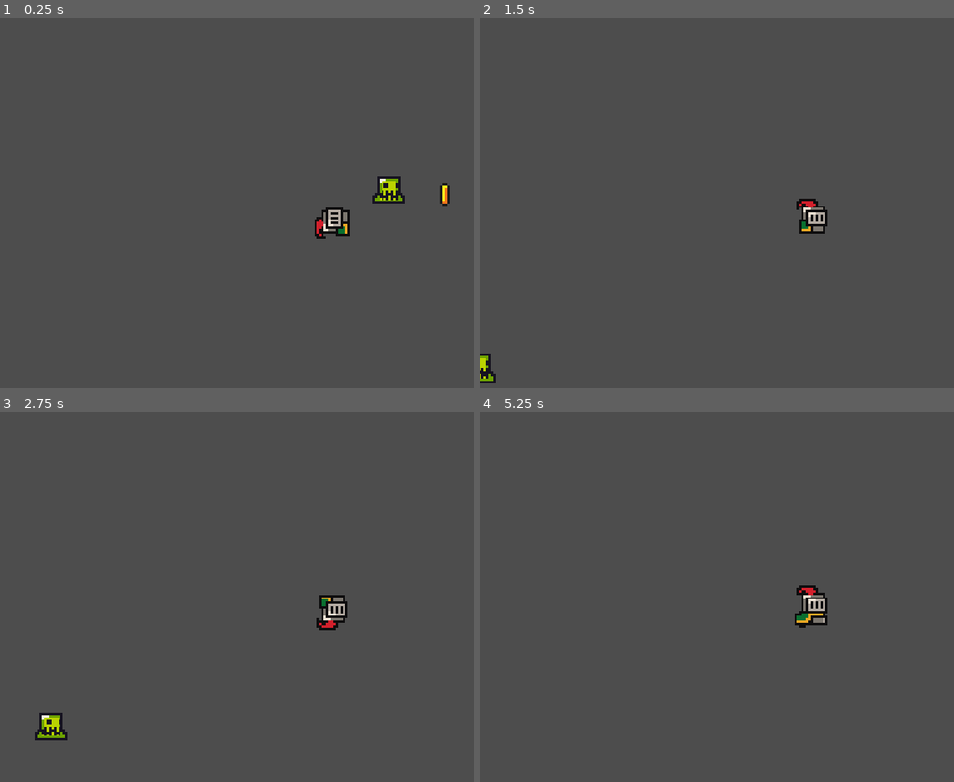
Above: before the commit, frames 1-4 (two rows, left to right).
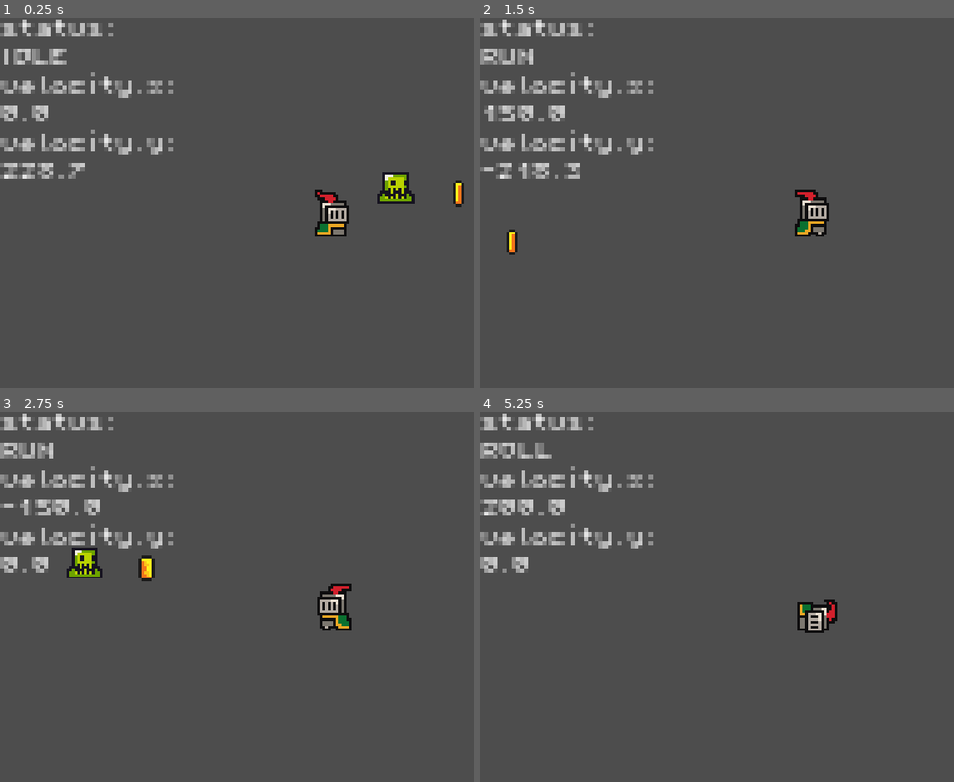
Above: after the commit, the same moments.

Repository: jsjzh/jump-game
Game: Godot game, scene res://src/sences/game.tscn
The game is run twice, just before and just after one commit, with the same random seed, the same clock (stepped at 60 frames per second) and the same inputs. Sound files missing from this copy of the repository are replaced by a short silence.
Inputs:
- Up to frame 1 (0.25 s): no input
- Up to frame 2 (1.5 s): hold Right (right) from 0.53 s (still down); tap Z (roll) at 0.6 s; tap X (jump) at 0.77, 0.8, 1.07, 1.35 s
- Up to frame 3 (2.75 s): tap X (jump) at 1.52, 1.82, 2.3 s; tap Z (roll) at 1.55, 2.1 s; release Right (right) at 2.03 s; hold Left (left) from 2.03 s (still down)
- Up to frame 4 (5.25 s): release Left (left) at 2.78 s; hold Right (right) 2.78-4.28 s; tap Z (roll) at 2.85, 4.35, 5.1 s; tap X (jump) at 3.02, 3.32, 3.6, 3.77, 4.07, 4.52, 4.82 s; hold Left (left) 4.28-5.03 s; hold Right (right) from 5.03 s (still down)

The runs differ from the first frame. In frame 1, 4.5% of the frame differs, in the area x 0-98%, y 0-60%; in frame 2, 4.2%; in frame 3, 5.0%, in the area x 0-75%, y 0-89%; in frame 4, 4.1%.

Commit message:
refactor: 代码重构，未完成

Diff:
--- a/project.godot
+++ b/project.godot
@@ -21,6 +21,8 @@
 
 [display]
 
+window/size/viewport_width=1280
+window/size/viewport_height=720
 window/stretch/mode="canvas_items"
 
 [input]
--- a/src/scriprts/game_controller.gd
+++ b/src/scriprts/game_controller.gd
@@ -7,4 +7,4 @@
 
 func _process(_delta: float) -> void:
 	if Input.is_action_just_pressed('exit'):
-		get_tree().quit()
+		get_tree().reload_current_scene()
--- a/src/scriprts/player.gd
+++ b/src/scriprts/player.gd
@@ -1,81 +1,245 @@
 extends CharacterBody2D
+
+class_name Player
+
+enum Status {DEAD, IDLE, JUMP, ROLL, RUN}
+
+@export_category("状态机参数")
+@export var initial_status: Status = Status.IDLE
+@export var debug_display_status: bool = true
+
+@export_category("玩家参数")
+@export var run_speed: float = 150.0 ## 移动速度
+@export var run_time: float = 0.2 ## 移动缓停时间
+@export var jump_velocity: float = 300.0 ## 跳跃高度
+@export var jump_max_count: int = 2 ## 跳跃次数
+@export var roll_speed: float = 200.0 ## 翻滚速度
+@export var roll_time: float = 0.5 ## 翻滚缓停时间
 
 @onready var animated_sprite: AnimatedSprite2D = $AnimatedSprite2D
 @onready var roll_timer: Timer = $RollTimer
+@onready var status_label: Label = $StatusLabel
 
 @onready var audio_dead: AudioStreamPlayer = $Audio/Dead
 @onready var audio_jump: AudioStreamPlayer = $Audio/Jump
 @onready var audio_roll: AudioStreamPlayer = $Audio/Roll
 @onready var audio_run: AudioStreamPlayer = $Audio/Run
 
-enum PlayerStatus {DEAD, IDLE, JUMP, ROLL, RUN}
-
-class Player:
-	var current_status: int = PlayerStatus.IDLE
-	var run_speed: float = 150.0
-	var run_time: float = 0.2
-	var jump_speed: float = 300.0
-	var jump_max_count: int = 2
-	var jump_count: int = 0
-	var roll_speed: float = 200.0
-	var roll_time: float = 0.5
-
-var player = Player.new()
+var current_status: Status = initial_status
+var previous_status: Status = initial_status
+var current_jump_count: int = 0
+var is_facing_right: bool = true
+var status_timer: float = 0.0
+
+func _ready():
+	enter_status(current_status)
+	if debug_display_status:
+		update_status_label()
+
+func _process(delta):
+	if status_timer > 0:
+		status_timer -= delta
+
+	match current_status:
+		Status.IDLE:
+			update_idle(delta)
+		Status.RUN:
+			update_run(delta)
+		Status.JUMP:
+			update_jump(delta)
+		Status.ROLL:
+			update_roll(delta)
+		Status.DEAD:
+			update_dead(delta)
+
+	if debug_display_status:
+		update_status_label()
 
 func _physics_process(delta: float) -> void:
-	if player.current_status == PlayerStatus.DEAD:
-		if !is_on_floor():
-			velocity.y += get_gravity().y * delta
-		velocity.x = 0
-	else:
-		# 如果不在地面上，就施加重力
-		if !is_on_floor():
-			if Input.is_action_just_pressed("jump") and player.jump_count < player.jump_max_count:
-				audio_jump.play()
-				player.jump_count += 1
-				velocity.y = - player.jump_speed
-			velocity.y += get_gravity().y * delta
+	match current_status:
+		Status.IDLE, Status.RUN, Status.JUMP, Status.ROLL:
+			apply_gravity(delta)
+			move_and_slide()
+
+func update_idle(_delta: float):
+	var input_direction = get_input_direction()
+
+	if input_direction != 0:
+		change_status(Status.RUN)
+	elif Input.is_action_just_pressed("jump") and is_on_floor():
+		change_status(Status.JUMP)
+	elif Input.is_action_just_pressed("roll") and is_on_floor():
+		change_status(Status.ROLL)
+
+	if input_direction != 0:
+		change_facing_direction(input_direction > 0)
+
+func update_run(_delta: float):
+	var input_direction = get_input_direction()
+
+	velocity.x = input_direction * run_speed
+
+	if input_direction == 0:
+		change_status(Status.IDLE)
+	elif Input.is_action_just_pressed("jump") and is_on_floor():
+		change_status(Status.JUMP)
+	elif Input.is_action_just_pressed("roll") and is_on_floor():
+		change_status(Status.ROLL)
+
+	if input_direction != 0:
+		change_facing_direction(input_direction > 0)
+
+func update_jump(_delta: float):
+	var input_direction = get_input_direction()
+
+	velocity.x = input_direction * run_speed * 0.8
+	velocity.y = - jump_velocity
+
+	if is_on_floor():
+		if input_direction == 0:
+			change_status(Status.IDLE)
 		else:
-			player.jump_count = 0
-			if Input.is_action_just_pressed("jump"):
-				audio_jump.play()
-				velocity.y = - player.jump_speed
-				player.jump_count += 1
-			if Input.is_action_just_pressed("roll"):
-				if player.current_status != PlayerStatus.ROLL:
-					player.current_status = PlayerStatus.ROLL
-					roll_timer.start(player.roll_time)
-
-		var direction = Input.get_axis("left", "right")
-
-		if direction:
-			if player.current_status == PlayerStatus.ROLL:
-				# 这里不需要乘以 delta，因为下面的 move_and_slide() 会自动乘以 delta
-				velocity.x = direction * player.roll_speed
-			else:
-				# 这里不需要乘以 delta，因为下面的 move_and_slide() 会自动乘以 delta
-				velocity.x = direction * player.run_speed
-			if direction > 0:
-					animated_sprite.flip_h = false
-			else:
-				animated_sprite.flip_h = true
+			change_status(Status.RUN)
+
+	if input_direction != 0:
+		change_facing_direction(input_direction > 0)
+
+func update_roll(_delta: float):
+	var roll_direction = 1 if is_facing_right else -1
+
+	velocity.x = roll_direction * roll_speed
+
+	if status_timer <= 0:
+		if is_on_floor():
+			change_status(Status.IDLE)
 		else:
-			if player.current_status == PlayerStatus.ROLL:
-				# 这里需要乘以 delta，因为我算的是加速度，而加速度是每帧的加速度，所以需要乘以 delta
-				velocity.x = move_toward(velocity.x, 0, player.roll_speed / player.roll_time * delta)
-			else:
-				# 这里需要乘以 delta，因为我算的是加速度，而加速度是每帧的加速度，所以需要乘以 delta
-				velocity.x = move_toward(velocity.x, 0, player.run_speed / player.run_time * delta)
-
-	move_and_slide()
-	play_animate(velocity)
+			change_status(Status.JUMP)
+
+func update_dead(_delta: float):
+	pass
+
+func change_status(new_status: Status):
+	if current_status == new_status:
+		return
+
+	exit_status(current_status)
+
+	previous_status = current_status
+	current_status = new_status
+
+	enter_status(new_status)
+
+	print("switch status: %s -> %s" % [Status.keys()[previous_status], Status.keys()[current_status]])
+
+func enter_status(status: Status):
+	status_timer = 0.0
+	match status:
+		Status.IDLE:
+			animated_sprite.play("idle")
+			status_timer = 0.2
+		Status.RUN:
+			animated_sprite.play("run")
+			audio_run.play()
+		Status.JUMP:
+			animated_sprite.play("jump")
+			audio_jump.play()
+		Status.ROLL:
+			animated_sprite.play("roll")
+			status_timer = roll_time
+			# audio_roll.play()
+		Status.DEAD:
+			animated_sprite.play("dead")
+			audio_dead.play()
+			# velocity = Vector2.ZERO
+			set_process_input(false)
+			# set_collision_layer_value(1, false)
+			# set_collision_mask_value(1, false)
+
+func exit_status(status: Status):
+	match status:
+		pass
+
+# func _physics_process(delta: float) -> void:
+# 	# match current_status:
+# 	# 	Status.DEAD:
+# 	# 		handle_dead(delta)
+# 	# 	Status.IDLE:
+# 	# 		handle_idle(delta)
+# 	# 	Status.JUMP:
+# 	# 		handle_jump(delta)
+# 	# 	Status.ROLL:
+# 	# 		handle_roll(delta)
+# 	# 	Status.RUN:
+# 	# 		handle_run(delta)
+# 	if current_status == Status.DEAD:
+# 		if !is_on_floor():
+# 			velocity.y += get_gravity().y * delta
+# 		velocity.x = 0
+# 	else:
+# 		# 如果不在地面上，就施加重力
+# 		if !is_on_floor():
+# 			if Input.is_action_just_pressed("jump") and current_jump_count < jump_max_count:
+# 				audio_jump.play()
+# 				current_jump_count += 1
+# 				velocity.y = - jump_velocity
+# 			velocity.y += get_gravity().y * delta
+# 		else:
+# 			current_jump_count = 0
+# 			if Input.is_action_just_pressed("jump"):
+# 				audio_jump.play()
+# 				velocity.y = - jump_velocity
+# 				current_jump_count += 1
+# 			if Input.is_action_just_pressed("roll"):
+# 				if current_status != Status.ROLL:
+# 					current_status = Status.ROLL
+# 					roll_timer.start(roll_time)
+
+# 		var direction = Input.get_axis("left", "right")
+
+# 		if direction:
+# 			if current_status == Status.ROLL:
+# 				# 这里不需要乘以 delta，因为下面的 move_and_slide() 会自动乘以 delta
+# 				velocity.x = direction * roll_speed
+# 			else:
+# 				# 这里不需要乘以 delta，因为下面的 move_and_slide() 会自动乘以 delta
+# 				velocity.x = direction * run_speed
+# 			if direction > 0:
+# 					animated_sprite.flip_h = false
+# 			else:
+# 				animated_sprite.flip_h = true
+# 		else:
+# 			if current_status == Status.ROLL:
+# 				# 这里需要乘以 delta，因为我算的是加速度，而加速度是每帧的加速度，所以需要乘以 delta
+# 				velocity.x = move_toward(velocity.x, 0, roll_speed / roll_time * delta)
+# 			else:
+# 				# 这里需要乘以 delta，因为我算的是加速度，而加速度是每帧的加速度，所以需要乘以 delta
+# 				velocity.x = move_toward(velocity.x, 0, run_speed / run_time * delta)
+
+# 	move_and_slide()
+# 	play_animate(velocity)
+
+
+# 工具函数
+
+func get_input_direction() -> float:
+	return Input.get_axis("left", "right")
+
+func change_facing_direction(facing_right: bool):
+	if is_facing_right != facing_right:
+		is_facing_right = facing_right
+		animated_sprite.flip_h = not is_facing_right
+
+func apply_gravity(delta: float):
+	if not is_on_floor():
+			velocity.y += get_gravity().y * delta # 标准重力
+
 
 func play_animate(speed: Vector2):
-	if player.current_status == PlayerStatus.DEAD:
+	if current_status == Status.DEAD:
 		return
 	if is_on_floor():
 		if speed.x != 0:
-			if player.current_status == PlayerStatus.ROLL:
+			if current_status == Status.ROLL:
 				animated_sprite.play("roll")
 			else:
 				animated_sprite.play("run")
@@ -85,9 +249,13 @@
 		animated_sprite.play("jump")
 
 func _on_roll_timer_timeout() -> void:
-	player.current_status = PlayerStatus.IDLE
+	current_status = Status.IDLE
 
 func on_attack_by_slime() -> void:
-	player.current_status = PlayerStatus.DEAD
+	current_status = Status.DEAD
 	animated_sprite.play("dead")
 	audio_dead.play()
+
+func update_status_label():
+	if status_label:
+		status_label.text = "status: %s velocity.x: %.1f velocity.y: %.1f" % [Status.keys()[current_status], velocity.x, velocity.y]
--- a/src/sences/player.tscn
+++ b/src/sences/player.tscn
@@ -5,6 +5,7 @@
 [ext_resource type="AudioStream" uid="uid://d1c7eitwbgqyx" path="res://src/assets/sounds/hitHurt.wav" id="3_rggqk"]
 [ext_resource type="AudioStream" uid="uid://b55xtmvwkoslc" path="res://src/assets/sounds/jump.wav" id="4_2xjdo"]
 [ext_resource type="AudioStream" uid="uid://c2e3v3cnhbwpd" path="res://src/assets/sounds/Running.mp3" id="5_cevw7"]
+[ext_resource type="FontFile" uid="uid://dbjl1e6kdxpl6" path="res://src/assets/fonts/PixelOperator8.ttf" id="6_cevw7"]
 
 [sub_resource type="AtlasTexture" id="AtlasTexture_ovfgh"]
 atlas = ExtResource("1_ggan6")
@@ -274,7 +275,7 @@
 script = ExtResource("1_eabyu")
 
 [node name="Camera2D" type="Camera2D" parent="." unique_id=1426778049]
-zoom = Vector2(4, 4)
+zoom = Vector2(5, 5)
 
 [node name="AnimatedSprite2D" type="AnimatedSprite2D" parent="." unique_id=392289911]
 sprite_frames = SubResource("SpriteFrames_cevw7")
@@ -303,4 +304,14 @@
 [node name="RollTimer" type="Timer" parent="." unique_id=1350475507]
 one_shot = true
 
+[node name="StatusLabel" type="Label" parent="." unique_id=2072420841]
+offset_left = -128.0
+offset_top = -72.0
+offset_right = -88.0
+offset_bottom = -49.0
+theme_override_fonts/font = ExtResource("6_cevw7")
+theme_override_font_sizes/font_size = 8
+vertical_alignment = 1
+autowrap_mode = 2
+
 [connection signal="timeout" from="RollTimer" to="." method="_on_roll_timer_timeout"]
